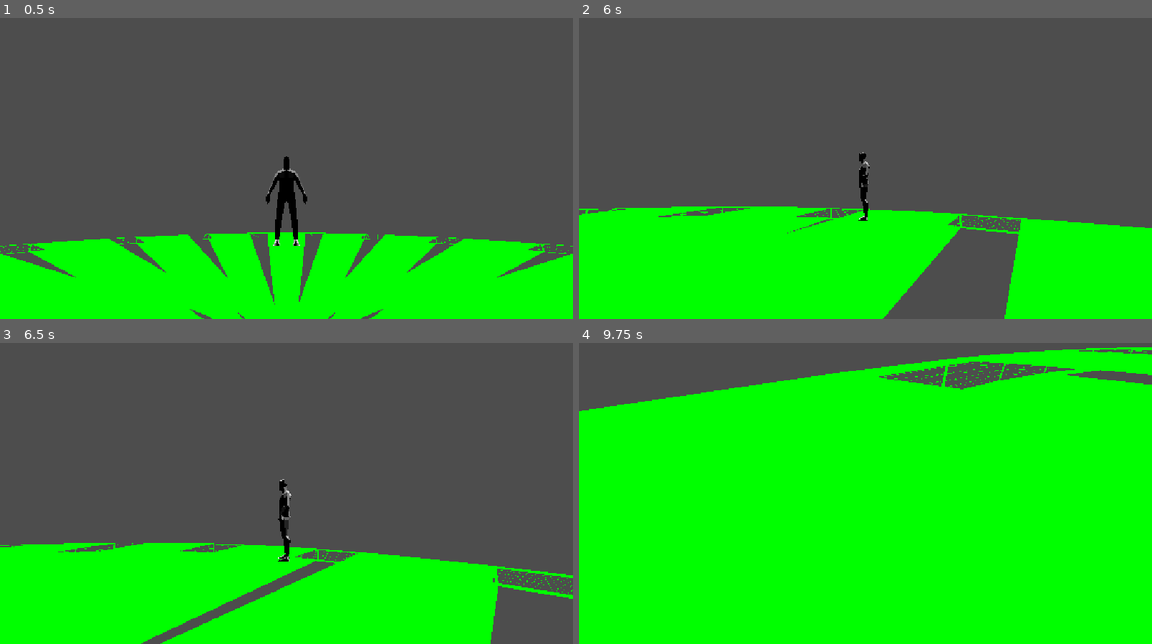
Above: before the commit, frames 1-4 (two rows, left to right).
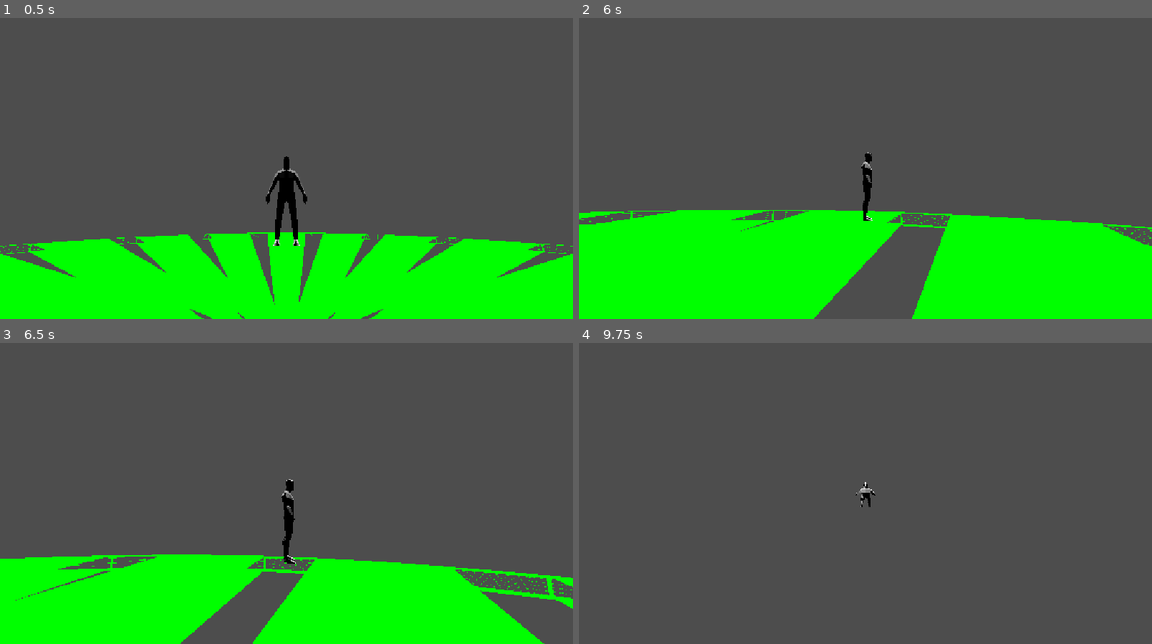
Above: after the commit, the same moments.

Repository: XMNNguyen/Soulslike_Roguelike
Game: Godot game, scene res://Scenes/main.tscn
Same seed, same stepped clock (60 frames per second), same inputs: the game is played once before the commit and once after it.
Inputs (mouse positions are in pixels of both pictures, inside the frame that each line leads up to):
- Up to frame 1 (0.5 s): no input
- Up to frame 2 (6 s): move the mouse to (894, 156) at 0.52 s; hold W (forward) 0.53-5.78 s; tap Space (dodge) every 0.75 s from 0.6 to 5.85 s; move the mouse to (836, 159) at 1.27 s; move the mouse to (876, 153) at 2.02 s; move the mouse to (859, 162) at 2.77 s; move the mouse to (905, 162) at 3.52 s; move the mouse to (819, 153) at 4.27 s; move the mouse to (871, 156) at 5.02 s; move the mouse to (842, 150) at 5.77 s; hold D (right) from 5.78 s (still down)
- Up to frame 3 (6.5 s): keep holding D (right)
- Up to frame 4 (9.75 s): move the mouse to (894, 481) at 6.52 s; release D (right) at 6.53 s; hold W (forward) 6.53-8.78 s; tap Space (dodge) every 0.75 s from 6.6 to 9.6 s; move the mouse to (836, 484) at 7.27 s; move the mouse to (876, 478) at 8.02 s; move the mouse to (859, 487) at 8.77 s; hold A (left) 8.78-9.53 s; move the mouse to (905, 487) at 9.52 s; hold W (forward) from 9.53 s (still down)

Frame 1 is identical in both runs. In frame 2, 10% of the frame differs, in the area x 0-100%, y 44-100%; in frame 3, 7.5%; in frame 4, 88%, in the area x 0-100%, y 1-100%.

Commit message:
fixed bug where player only can move right

Diff:
--- a/soulslike-roguelike/Scripts/Entities/Nodes/ControllerNodes/manual_movement_controller.gd
+++ b/soulslike-roguelike/Scripts/Entities/Nodes/ControllerNodes/manual_movement_controller.gd
@@ -28,7 +28,7 @@
 		forward = forward.normalized()
 		right = calc_orbit_velocity(input_dir, delta)
 
-		direction = right * input_dir.x + forward * -input_dir.y
+		direction = right + forward * -input_dir.y
 	else:
 		direction = Vector3(input_dir.x, 0.0, input_dir.y)
 
@@ -55,7 +55,7 @@
 
 	var radius = r1.length()
 
-	var d = SPEED * delta * input.x
+	var d = SPEED * delta * -input.x
 
 	var alpha := 2.0 * asin(d / (2.0 * radius))
 
